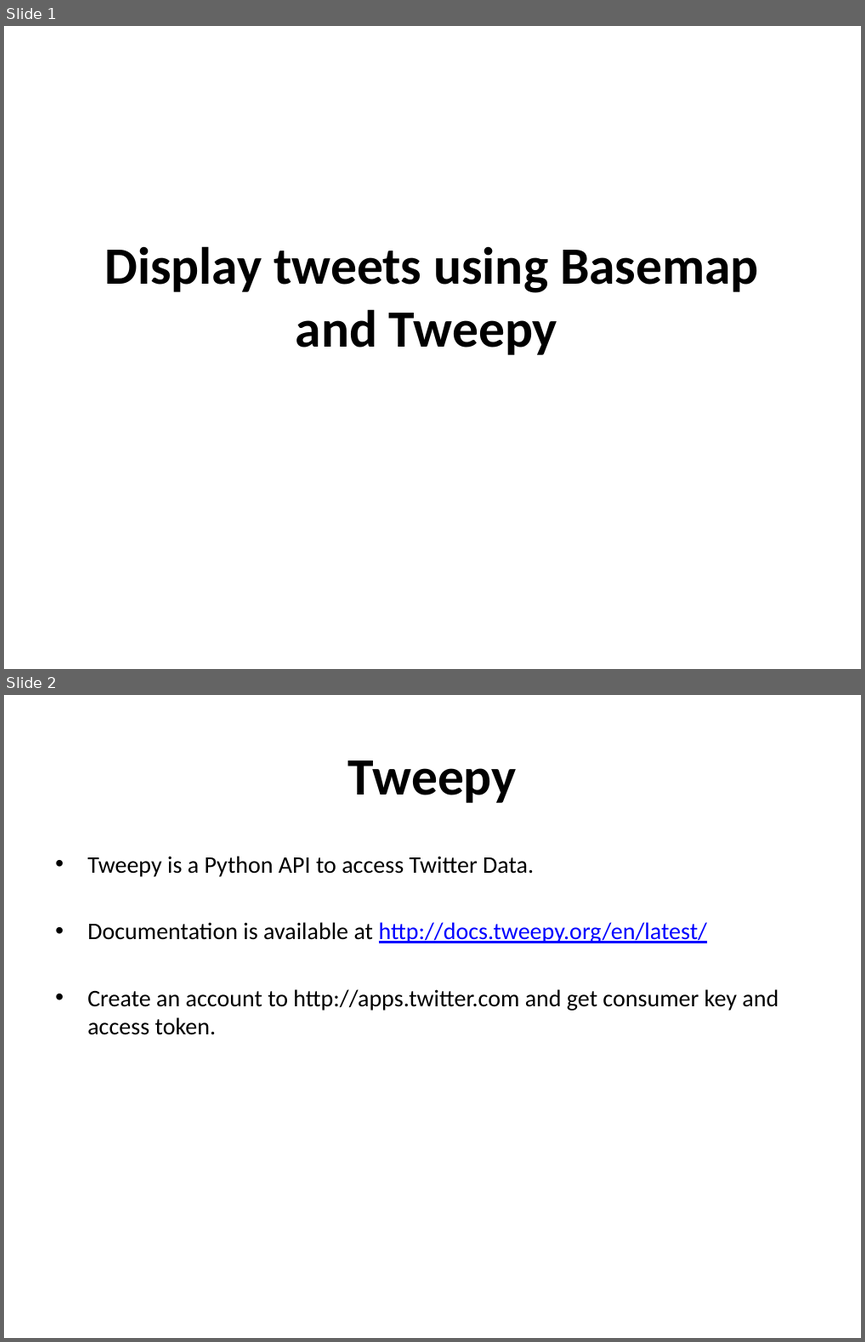
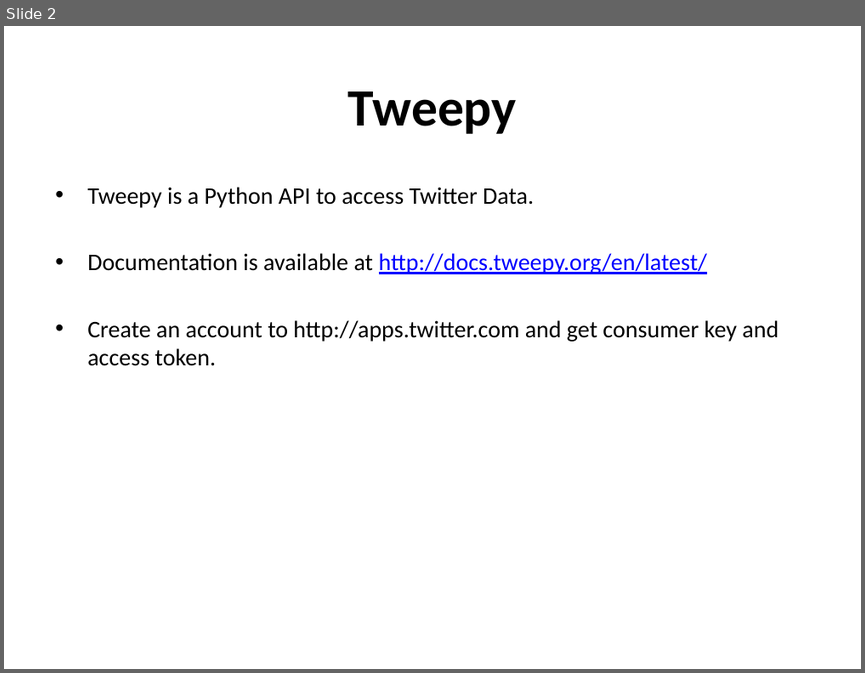
Before and after one commit to karthikdondapati/Python_Final_Project, a slide deck: twitter_streaming.pptx. Shown one above the other, each under a label of ours: slides 1 and 2 before the commit, slide 2 after it. The pictures are 865x1342 and 865x673 pixels, drawn with LibreOffice and Linux fonts; fonts in the diff are those of the drawing. Boxes give left, top, right and bottom in pixels: in the first picture for what was removed or moved away, otherwise in the second. Text is boxed around its words. In the diff, an @@ line names an element or a change of style, - is before the commit and + after.

```diff
--- a/twitter_streaming.pptx
+++ b/twitter_streaming.pptx
@@ slide 1 removed at (4, 26, 861, 669), background #FFFFFF @@
@@ title removed at (104, 246, 759, 355) @@
-Display tweets using Basemap and Tweepy
```
Also in this commit, not shown: 1 slide changed, 2 slides added, 1 other slide removed, 1 other file.
